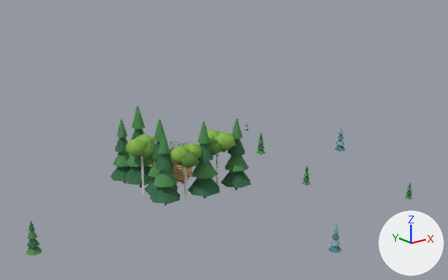
The glTF model personal-website/public/models/cabin/see-through.glb, before and after one commit.
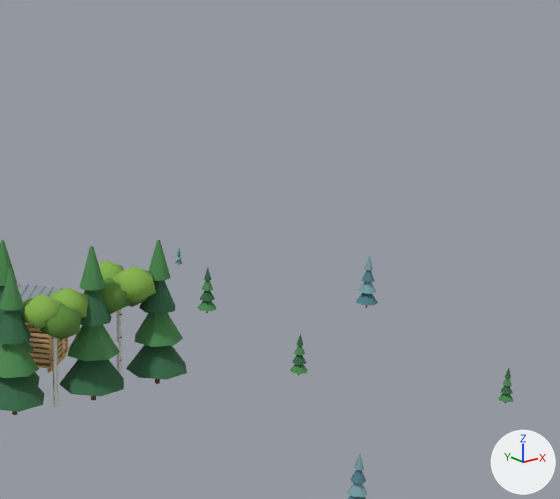
There are two pictures of each version: one whole from a camera (50 mm lens) standing at (-17.5, -44.2, 16.1) and looking at (11.5, -8.0, 1.6), one close up on the part from 35% to 97% of the width and 0% to 88% of the height. The lights are fixed; the arrows at lower right show +X, +Y and +Z. The first two pictures are the older version. Where no turn or scale is listed for an object, it has been applied to the vertices.

Names of what the first close-up shows: 'Stand4', 'Stand5', 'Stand6', 'Stand7', 'Stand8', 'Woodshed' and 7 more.
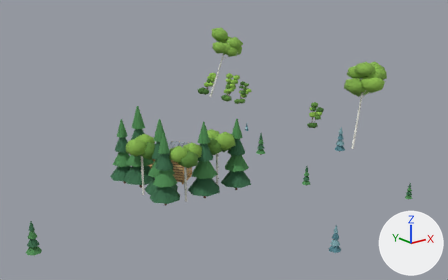
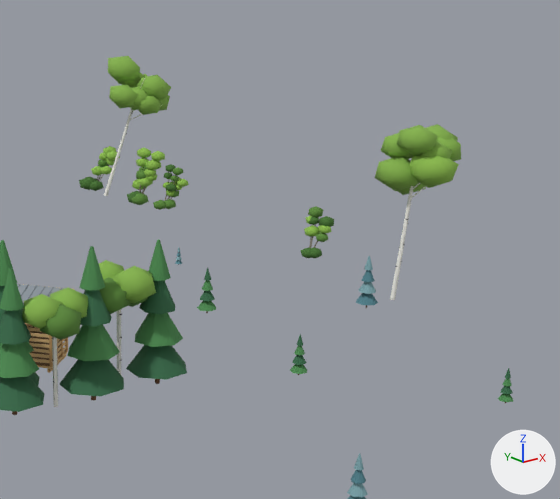
What differs and where, as boxes [x1, y1, x2, y2] in the close-ups (560 x 499 px):
'BankBirch4', added: after [375, 124, 461, 300]
    faces in mat_birch_leaf (green #86b44c): [375, 124, 461, 195]
    faces in mat_alder_light (green #8fbf4e): [409, 155, 459, 188]
    faces in mat_birch (white #ecebe4): [390, 183, 426, 300]
'BankBirch5', added: after [104, 56, 171, 196]
    faces in mat_birch_leaf (green #86b44c): [108, 56, 171, 115]
    faces in mat_birch (white #ecebe4): [104, 78, 162, 196]
'BankAlder2', added: after [127, 148, 165, 205]
    faces in mat_alder_light (green #8fbf4e): [132, 148, 165, 190]
    faces in mat_alder (green #5c8a3a): [132, 166, 149, 205]
'BankAlder0', added: after [301, 206, 334, 258]
    faces in mat_alder_dark (dark green #45722f): [301, 216, 334, 258]
    faces in mat_alder_light (green #8fbf4e): [304, 216, 332, 237]
    faces in mat_alder (green #5c8a3a): [308, 206, 328, 242]
'BankAlder3', added: after [79, 146, 120, 191]
    faces in mat_alder_light (green #8fbf4e): [91, 146, 120, 176]
    faces in mat_alder_dark (dark green #45722f): [79, 164, 108, 191]
'BankAlder1', added: after [153, 164, 189, 210]
    faces in mat_alder (green #5c8a3a): [153, 167, 183, 210]
    faces in mat_alder_light (green #8fbf4e): [163, 178, 189, 197]
    faces in mat_alder_dark (dark green #45722f): [164, 164, 176, 191]

The change in detail:
Material 'alder_light' (mat_alder_light) is new.
Its base color is (0.275, 0.521, 0.0762) (green #8fbf4e).
Its roughness is 0.9.
Material 'alder_dark' (mat_alder_dark) is new.
Its base color is (0.0595, 0.168, 0.0284) (dark green #45722f).
Its roughness is 0.9.
Material 'alder_bark' (mat_alder_bark) is new.
Its base color is (0.198, 0.184, 0.147) (grey #7b776b).
Its roughness is 0.9.
Mesh me_bankbirch5 is new.
It has 204 vertices, 328 faces and spans x -1.43..2.58, y -1.82..1.65, z -3.63..3.89.
Faces by material slot: [72, 96, 140, 20].
It uses material mat_birch (white #ecebe4).
It uses material mat_hair (black #1d1a19).
It uses material mat_birch_leaf (green #86b44c).
It uses material mat_alder_light (green #8fbf4e).
Mesh me_bankbirch4 is new.
It has 196 vertices, 316 faces and spans x -1.21..2.29, y -1.7..1.77, z -3.58..3.64.
Faces by material slot: [72, 84, 140, 20].
It uses material mat_birch (white #ecebe4).
It uses material mat_hair (black #1d1a19).
It uses material mat_birch_leaf (green #86b44c).
It uses material mat_alder_light (green #8fbf4e).
Mesh me_bankalder3 is new.
It has 162 vertices, 268 faces and spans x -1.22..1.22, y -0.92..0.92, z -1.17..1.17.
Faces by material slot: [48, 140, 20, 60].
It uses material mat_alder_bark (grey #7b776b).
It uses material mat_alder_light (green #8fbf4e).
It uses material mat_alder (green #5c8a3a).
It uses material mat_alder_dark (dark green #45722f).
Mesh me_bankalder2 is new.
It has 208 vertices, 344 faces and spans x -0.93..0.93, y -1.01..1.01, z -1.5..1.5.
Faces by material slot: [64, 160, 80, 40].
It uses material mat_alder_bark (grey #7b776b).
It uses material mat_alder_light (green #8fbf4e).
It uses material mat_alder (green #5c8a3a).
It uses material mat_alder_dark (dark green #45722f).
Mesh me_bankalder1 is new.
It has 208 vertices, 344 faces and spans x -0.88..0.88, y -0.68..0.68, z -1.16..1.16.
Faces by material slot: [64, 120, 60, 100].
It uses material mat_alder_bark (grey #7b776b).
It uses material mat_alder_light (green #8fbf4e).
It uses material mat_alder_dark (dark green #45722f).
It uses material mat_alder (green #5c8a3a).
Mesh me_bankalder0 is new.
It has 162 vertices, 268 faces and spans x -0.92..0.92, y -0.77..0.77, z -1.08..1.08.
Faces by material slot: [48, 80, 60, 80].
It uses material mat_alder_bark (grey #7b776b).
It uses material mat_alder (green #5c8a3a).
It uses material mat_alder_light (green #8fbf4e).
It uses material mat_alder_dark (dark green #45722f).
Object 'BankBirch5' (ob_bankbirch5) is new; it shows me_bankbirch5.
Its location is (24.91, 9.34, 3.59).
Object 'BankBirch4' (ob_bankbirch4) is new; it shows me_bankbirch4.
Its location is (22.57, -12.48, 3.55).
Object 'BankAlder3' (ob_bankalder3) is new; it shows me_bankalder3.
Its location is (24.49, 10.96, 1.12).
Object 'BankAlder2' (ob_bankalder2) is new; it shows me_bankalder2.
Its location is (24.24, 6.97, 1.46).
Object 'BankAlder1' (ob_bankalder1) is new; it shows me_bankalder1.
Its location is (24.49, 5.08, 1.12).
Object 'BankAlder0' (ob_bankalder0) is new; it shows me_bankalder0.
Its location is (23.95, -5.77, 1.05).
